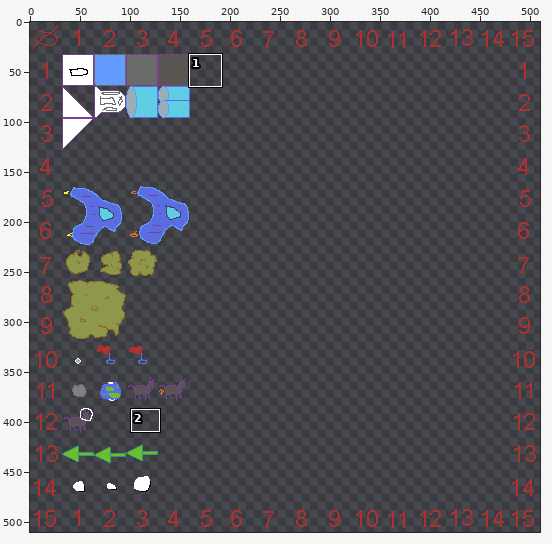
Two states of a pixel-art file, src-resources/ludumDare43/images/ship-001.aseprite. Above, an overview of the earlier version with the close-up marked.
Close-up. Earlier state:
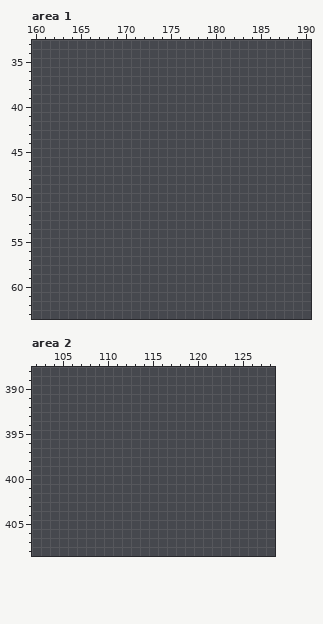
512x512 pixels, 1 frame. Shown: area 1: x 160..190, y 33..63; area 2: x 102..128, y 388..408. The wide view leaves out empty margins. The commit also changed other parts of the picture, which this record leaves out.
Now the later version:
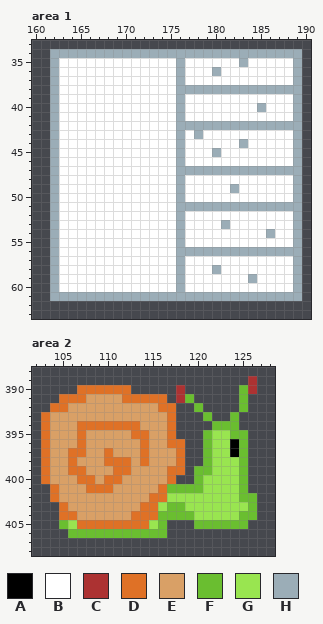
Palette (. is transparent): A #000000  B #ffffff  C #ac3232  D #df7126  E #d9a066  F #6abe30  G #99e550  H #9badb7
From old to new:
--- area 1
@@ x 160..190 @@
 33 ...............................
-34 ...............................
-35 ...............................
-36 ...............................
-37 ...............................
-38 ...............................
-39 ...............................
-40 ...............................
-41 ...............................
-42 ...............................
-43 ...............................
-44 ...............................
-45 ...............................
-46 ...............................
-47 ...............................
-48 ...............................
-49 ...............................
-50 ...............................
-51 ...............................
-52 ...............................
-53 ...............................
-54 ...............................
-55 ...............................
-56 ...............................
-57 ...............................
-58 ...............................
-59 ...............................
-60 ...............................
-61 ...............................
+34 ..HHHHHHHHHHHHHHHHHHHHHHHHHHHH.
+35 ..HBBBBBBBBBBBBBHBBBBBBHBBBBBH.
+36 ..HBBBBBBBBBBBBBHBBBHBBBBBBBBH.
+37 ..HBBBBBBBBBBBBBHBBBBBBBBBBBBH.
+38 ..HBBBBBBBBBBBBBHHHHHHHHHHHHHH.
+39 ..HBBBBBBBBBBBBBHBBBBBBBBBBBBH.
+40 ..HBBBBBBBBBBBBBHBBBBBBBBHBBBH.
+41 ..HBBBBBBBBBBBBBHBBBBBBBBBBBBH.
+42 ..HBBBBBBBBBBBBBHHHHHHHHHHHHHH.
+43 ..HBBBBBBBBBBBBBHBHBBBBBBBBBBH.
+44 ..HBBBBBBBBBBBBBHBBBBBBHBBBBBH.
+45 ..HBBBBBBBBBBBBBHBBBHBBBBBBBBH.
+46 ..HBBBBBBBBBBBBBHBBBBBBBBBBBBH.
+47 ..HBBBBBBBBBBBBBHHHHHHHHHHHHHH.
+48 ..HBBBBBBBBBBBBBHBBBBBBBBBBBBH.
+49 ..HBBBBBBBBBBBBBHBBBBBHBBBBBBH.
+50 ..HBBBBBBBBBBBBBHBBBBBBBBBBBBH.
+51 ..HBBBBBBBBBBBBBHHHHHHHHHHHHHH.
+52 ..HBBBBBBBBBBBBBHBBBBBBBBBBBBH.
+53 ..HBBBBBBBBBBBBBHBBBBHBBBBBBBH.
+54 ..HBBBBBBBBBBBBBHBBBBBBBBBHBBH.
+55 ..HBBBBBBBBBBBBBHBBBBBBBBBBBBH.
+56 ..HBBBBBBBBBBBBBHHHHHHHHHHHHHH.
+57 ..HBBBBBBBBBBBBBHBBBBBBBBBBBBH.
+58 ..HBBBBBBBBBBBBBHBBBHBBBBBBBBH.
+59 ..HBBBBBBBBBBBBBHBBBBBBBHBBBBH.
+60 ..HBBBBBBBBBBBBBHBBBBBBBBBBBBH.
+61 ..HHHHHHHHHHHHHHHHHHHHHHHHHHHH.
 62 ...............................
--- area 2
@@ x 102..128 @@
 388 ...........................
-389 ...........................
-390 ...........................
-391 ...........................
-392 ...........................
-393 ...........................
-394 ...........................
-395 ...........................
-396 ...........................
-397 ...........................
-398 ...........................
-399 ...........................
-400 ...........................
-401 ...........................
-402 ...........................
-403 ...........................
-404 ...........................
-405 ...........................
-406 ...........................
+389 ........................C..
+390 .....DDDDDD.....C......FC..
+391 ...DDDEEEEDDDDD.CF.....F...
+392 ..DDEEEEEEEEEEDD..F....F...
+393 .DEEEEEEEEEEEEED...F..F....
+394 .DEEEDDDDDDDEEED....FFF....
+395 .DEEEDEEEEEDDEED...FGGFF...
+396 .DEEEDEEEEEEDEEDD..FGGAF...
+397 .DEEDDEEDEEEDEEED..FGGAF...
+398 .DEEDEEEDDDEDEEED..FGGGF...
+399 .DEEDDEEEDDEEEEDD.FFGGGF...
+400 .DEEEDDEDDEEEEED..FGGGGF...
+401 ..DEEEDDDEEEEEDFFFFGGGGF...
+402 ..DEEEEEEEEEEDDGGGGGGGGFF..
+403 ...DEEEEEEEEDDGFFGGGGGGGF..
+404 ...DDEEEEEEDDDFFFFGGGGGFF..
+405 ...FGDDDDDDDDGF...FFFFFF...
+406 ....FFFFFFFFFFF............
 407 ...........................
